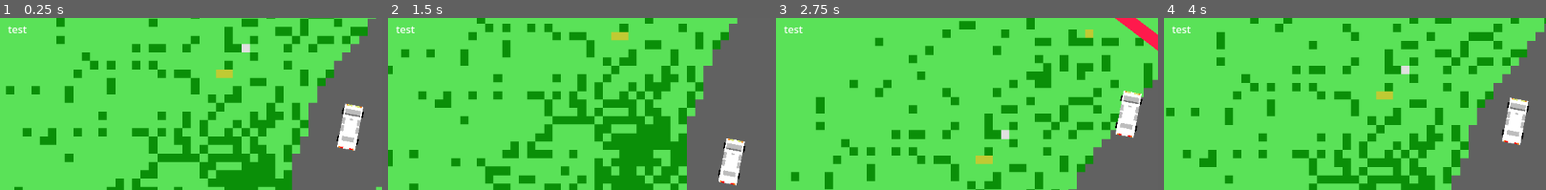
Above: before the commit, frames 1-4 (left to right).
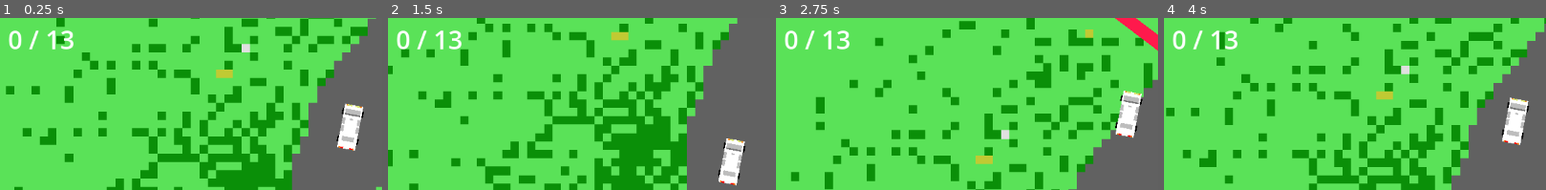
Above: after the commit, the same moments.

Repository: joyel24/TopDownCar
Game: Godot game, scene res://world.tscn
The game is run twice, just before and just after one commit, with the same random seed, the same clock (stepped at 60 frames per second) and the same inputs. The engine's default icon, where the game draws it, is replaced by a stand-in: a white triangle on a blue panel in a dark square.
Inputs (mouse positions are % of the whole screen's width and height, from its top left):
- Up to frame 1 (0.25 s): no input
- Up to frame 2 (1.5 s): tap Enter (ui_accept) at 0.5, 0.77 s; move the mouse to (72, 45) at 0.52 s; hold Right (ui_right) from 0.53 s (still down); click (72, 45) at 0.67 s; move the mouse to (30, 55) at 1.27 s
- Up to frame 3 (2.75 s): tap Enter (ui_accept) at 1.52 s; move the mouse to (60, 28) at 2.02 s; release Right (ui_right) at 2.03 s; hold Left (ui_left) from 2.03 s (still down)
- Up to frame 4 (4 s): move the mouse to (45, 70) at 2.77 s; release Left (ui_left) at 2.78 s; hold Right (ui_right) from 2.78 s (still down); click (45, 70) at 2.92 s; tap Enter (ui_accept) at 3.02, 3.77 s; move the mouse to (80, 65) at 3.52 s
The pictures show only the part of the screen within x 5-55%, y 8-58%; the shares and areas given below are measured in that part.

The runs differ from the first frame. In frame 1, 0.7% of the frame differs, in the area x 2-20%, y 4-19%; in frame 2, 0.7%; in frame 3, 0.7%; in frame 4, 0.7%.

Commit message:
add score to screen

Diff:
--- a/world.gd
+++ b/world.gd
@@ -2,6 +2,7 @@
 
 # Called when the node enters the scene tree for the first time.
 func _ready():
+	$WhiteCar/CanvasLayer/checkpoints_label.set("theme_override_font_sizes/font_size", 40)
 	Global.rotate=0
 	if Global.reset==true:
 		Global.reset=false
@@ -11,7 +12,8 @@
 
 # Called every frame. 'delta' is the elapsed time since the previous frame.
 func _process(delta):
-	print(str(Global.checkpoint_total)+" "+str(Global.checkpoint_valid))
+	#print(str(Global.checkpoint_total)+" "+str(Global.checkpoint_valid))
+	$WhiteCar/CanvasLayer/checkpoints_label.text = (str(Global.checkpoint_valid)+" / "+str(Global.checkpoint_total))
 	pass
 
 func _on_area_2d_mouse_entered():
--- a/world.tscn
+++ b/world.tscn
@@ -94,12 +94,11 @@
 scale = Vector2(8.71875, 8.40625)
 texture_normal = ExtResource("5_7tccj")
 
-[node name="Label" type="Label" parent="WhiteCar/CanvasLayer"]
+[node name="checkpoints_label" type="Label" parent="WhiteCar/CanvasLayer"]
 offset_left = 74.0
 offset_top = 51.0
 offset_right = 374.0
 offset_bottom = 158.0
-text = "test"
 
 [connection signal="pressed" from="WhiteCar/CanvasLayer/TouchScreenButton" to="." method="_on_touch_screen_button_pressed"]
 [connection signal="released" from="WhiteCar/CanvasLayer/TouchScreenButton" to="." method="_on_touch_screen_button_released"]
Not shown: 1 places in world.tscn that only renumber resources
